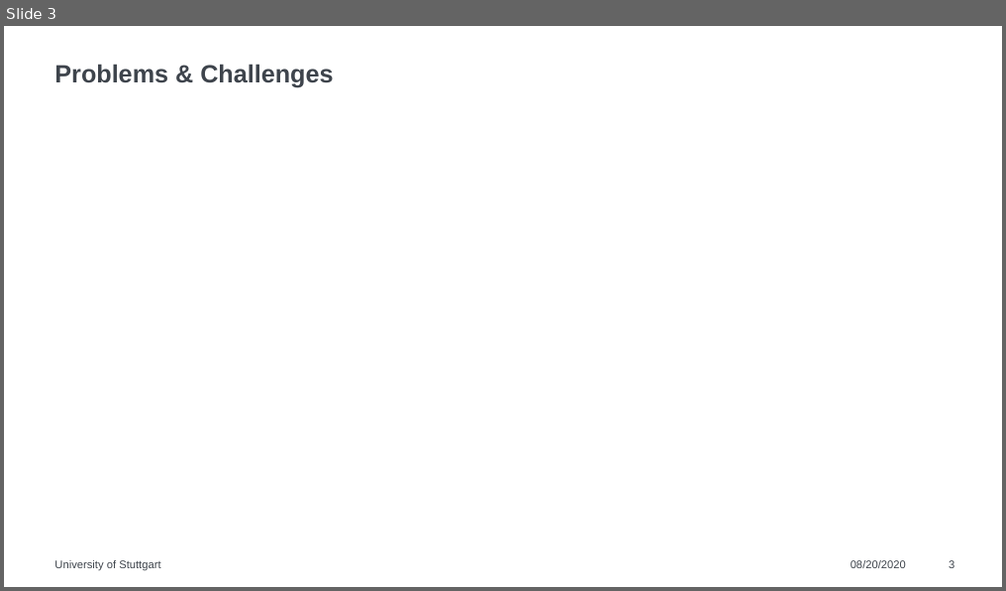
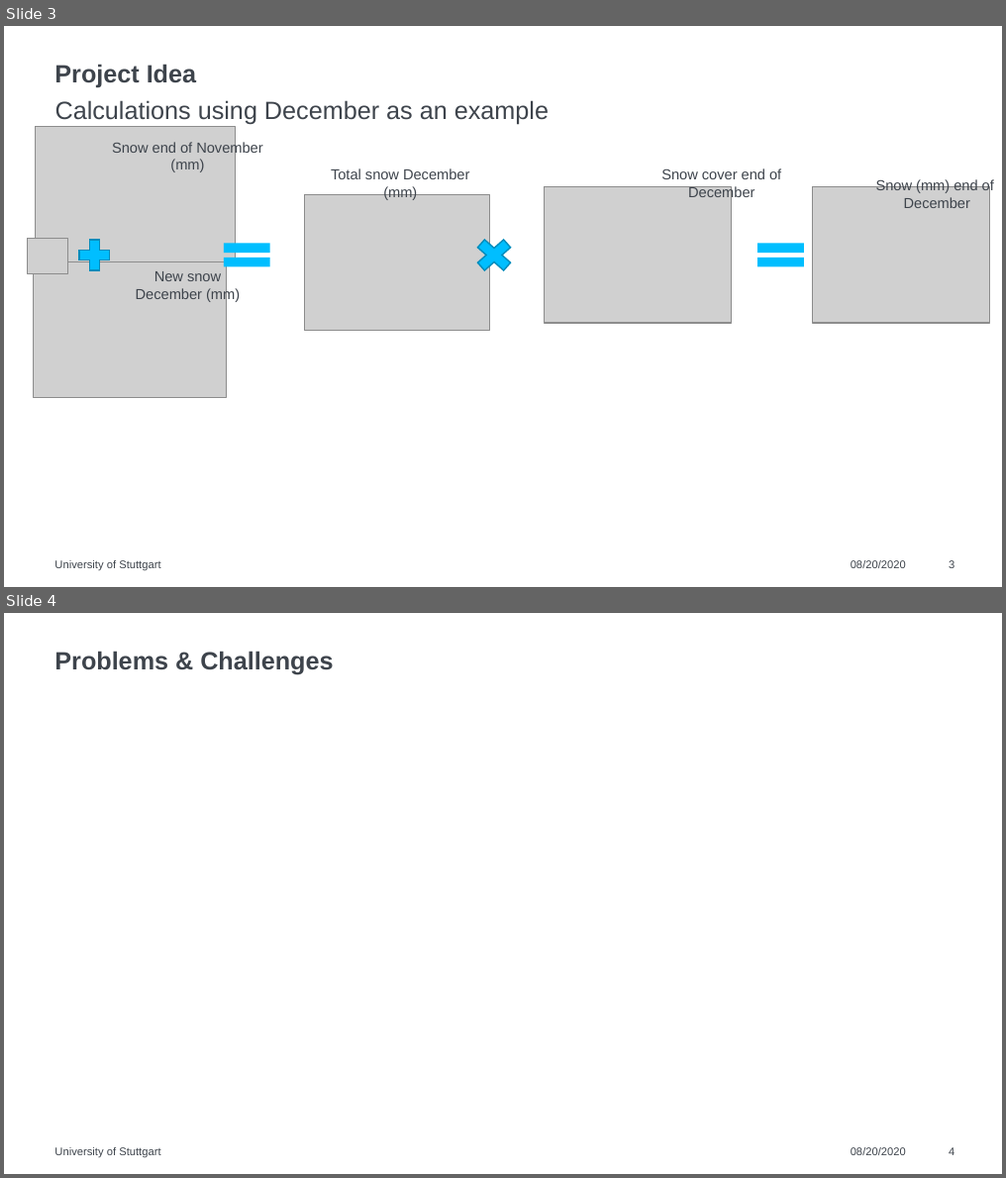
Before and after one commit to KMouris/Python-Course-Project, a slide deck: Project_framework.pptx. Shown one above the other, each under a label of ours: slide 3 before the commit, slides 3 and 4 after it. The pictures are 1006x591 and 1006x1178 pixels, drawn with LibreOffice and Linux fonts; fonts in the diff are those of the drawing; grey boxes stand for pictures. Boxes give left, top, right and bottom in pixels: in the first picture for what was removed or moved away, otherwise in the second. Text is boxed around its words. In the diff, an @@ line names an element or a change of style, - is before the commit and + after.

```diff
--- a/Project_framework.pptx
+++ b/Project_framework.pptx
@@ slide 3 added at [4,26,1002,587], background #FFFFFF @@
@@ title added at [54,64,196,88], 18 pt, text #3E444C, bold @@
+Project Idea
@@ text added at [55,100,548,125], 18 pt, text #3E444C @@
+Calculations using December as an example
@@ picture added at [35,127,235,263] @@
@@ text added at [112,141,262,173], 10.5 pt, text #3E444C @@
+Snow end of November (mm)
@@ text added at [331,169,469,200], 10.5 pt, text #3E444C @@
+Total snow December (mm)
@@ text added at [661,169,781,200], 10.5 pt, text #3E444C @@
+Snow cover end of December
@@ picture added at [304,194,490,330] @@
@@ picture added at [544,187,732,323] @@
@@ picture added at [812,187,989,323] @@
@@ text added at [876,179,994,208], 10.5 pt, text #3E444C @@
+Snow (mm) end of December
@@ cross added at [469,233,519,276], fill #00BEFF, outline #008DBD 1 pt @@
@@ picture added at [27,239,68,274] @@
@@ picture added at [34,262,227,397] @@
@@ plus sign added at [74,235,116,276], fill #00BEFF, outline #008DBD 1 pt @@
@@ math equal added at [216,236,278,275], fill #00BEFF @@
@@ math equal added at [749,236,812,275], fill #00BEFF @@
@@ text added at [136,272,240,302], 10.5 pt, text #3E444C @@
+New snow December (mm)
@@ text added at [54,561,160,571], 8 pt, text #3E444C @@
+University of Stuttgart
@@ text added at [850,561,906,569], 8 pt, text #3E444C @@
+08/20/2020
@@ page number added at [948,561,954,569], 8 pt, text #3E444C @@
+3
@@ what was slide 3 is now slide 4 @@
@@ page number at [948,1148,954,1156]: text changed @@
-3
+4
```
Also in this commit, not shown: 2 slides changed, 1 other slide added, 1 other file.
